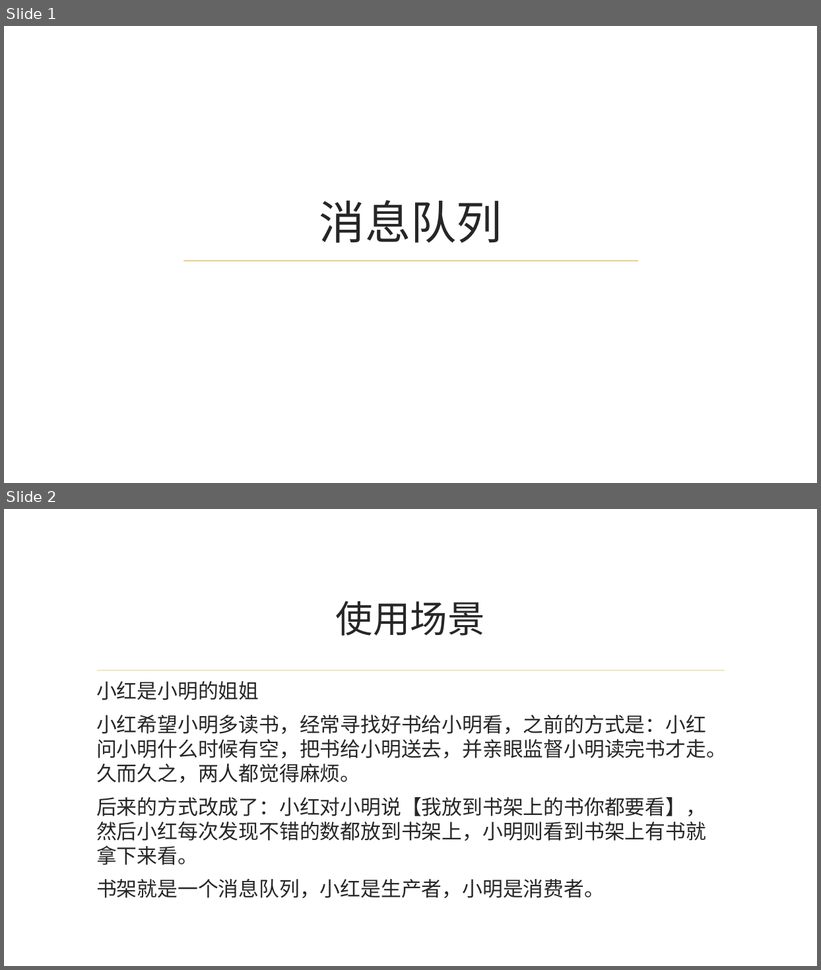
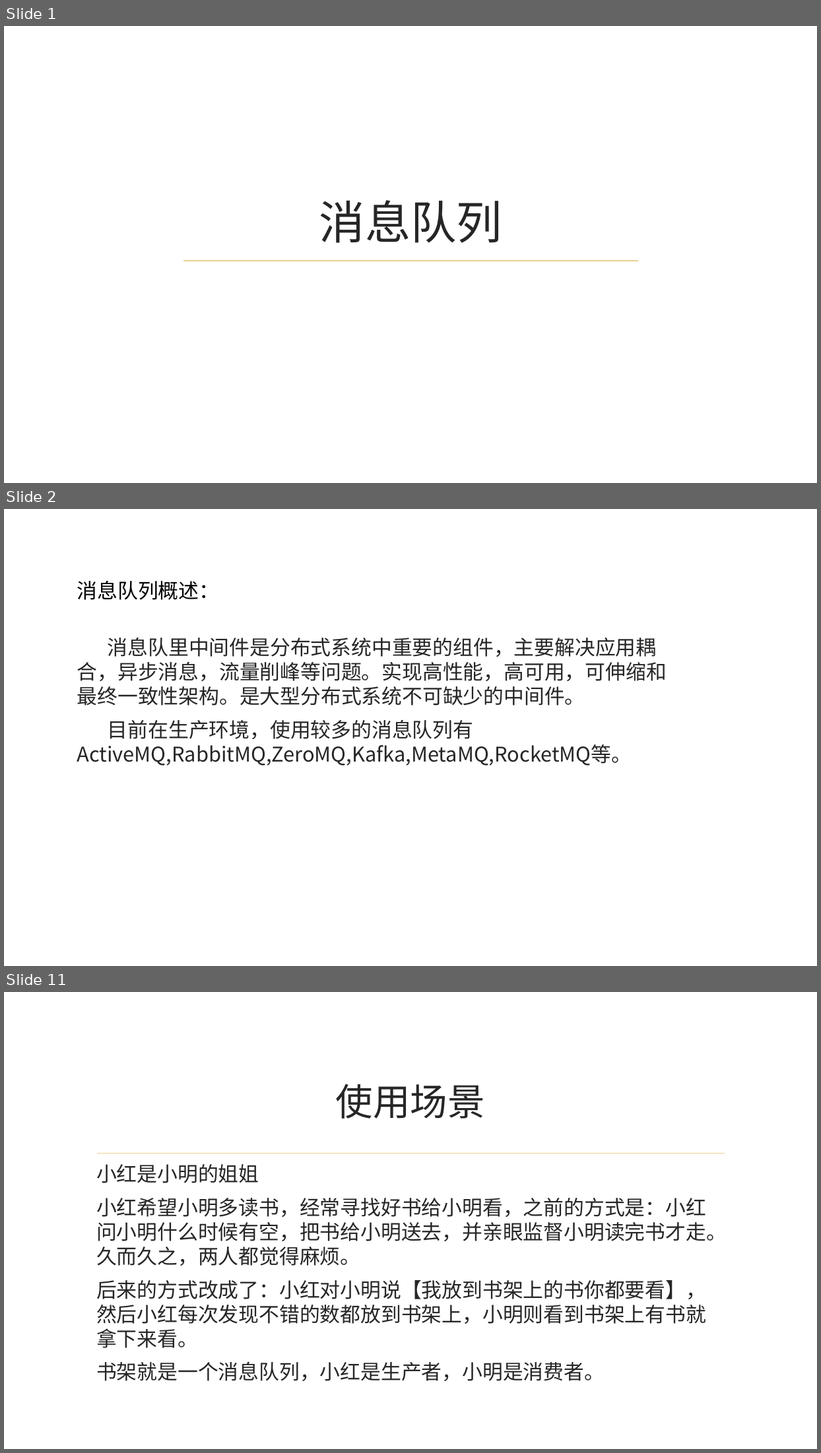
Before and after one commit to mmmhong/CPC, a slide deck: 消息队列/消息队列.pptx. Shown one above the other, each under a label of ours: slides 1 and 2 before the commit, slides 1, 2 and 11 after it; the slides between them are not shown. The pictures are 821x970 and 821x1453 pixels, drawn with LibreOffice and Linux fonts; fonts in the diff are those of the drawing; background and template pictures are left out. Boxes give left, top, right and bottom in pixels: in the first picture for what was removed or moved away, otherwise in the second. Text is boxed around its words. In the diff, an @@ line names an element or a change of style, - is before the commit and + after.

Commit message:
修改用例图 需求文档 消息队列PPT

```diff
--- a/消息队列/消息队列.pptx
+++ b/消息队列/消息队列.pptx
@@ slide 2 added at (x1=4, y1=509, x2=817, y2=966), background picture (left out) @@
@@ text added at (x1=77, y1=581, x2=220, y2=600), 24 pt, text #000000 @@
+消息队列概述：
@@ text added at (x1=77, y1=638, x2=667, y2=766), 24 pt, text #262626 @@
+消息队里中间件是分布式系统中重要的组件，主要解决应用耦合，异步消息，流量削峰等问题。实现高性能，高可用，可伸缩和最终一致性架构。是大型分布式系统不可缺少的中间件。
+目前在生产环境，使用较多的消息队列有ActiveMQ,RabbitMQ,ZeroMQ,Kafka,MetaMQ,RocketMQ等。
@@ what was slide 2 is now slide 11 @@
```
Also in this commit, not shown: 9 other slides added, 2 other files.
